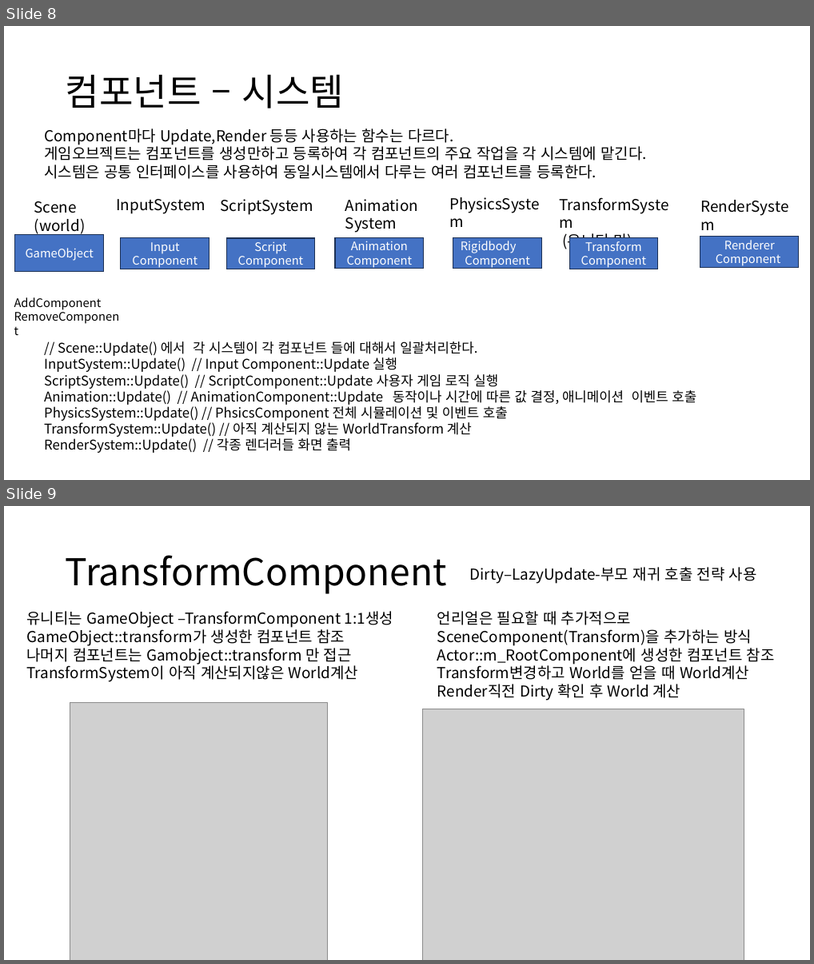
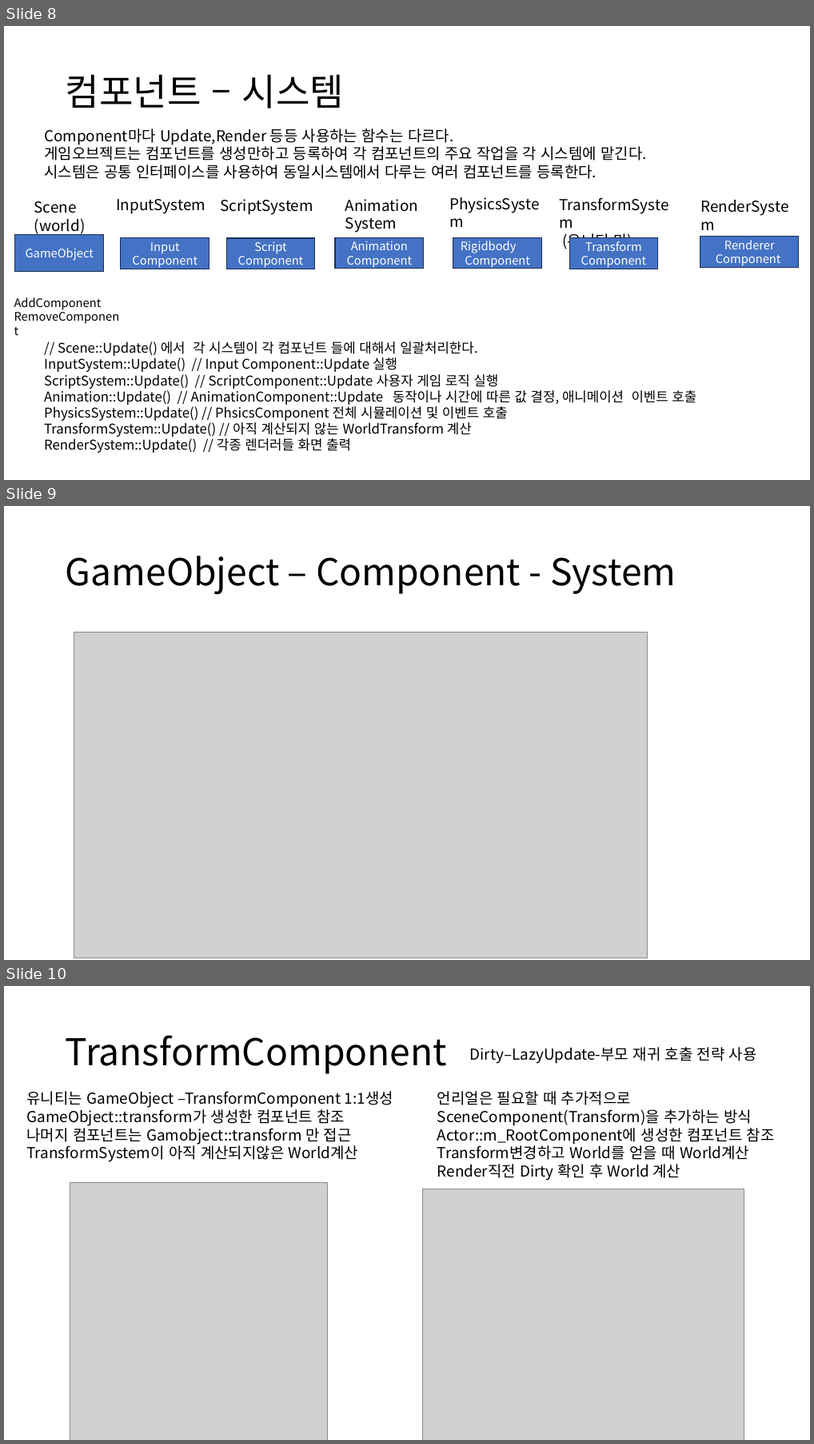
Before and after one commit to ldw9981/Direct2D_1.4, a slide deck: ppt/GameObject.pptx. Shown one above the other, each under a label of ours: slides 8 and 9 before the commit, slides 8, 9 and 10 after it. The pictures are 814x964 and 814x1444 pixels, drawn with LibreOffice and Linux fonts; fonts in the diff are those of the drawing; grey boxes stand for pictures. Boxes give left, top, right and bottom in pixels: in the first picture for what was removed or moved away, otherwise in the second. Text is boxed around its words. In the diff, an @@ line names an element or a change of style, - is before the commit and + after.

Commit message:
update

```diff
--- a/ppt/GameObject.pptx
+++ b/ppt/GameObject.pptx
@@ slide 9 added at (x1=4, y1=506, x2=810, y2=960), background #FFFFFF @@
@@ title added at (x1=66, y1=556, x2=676, y2=594), 44 pt, text #000000 @@
+GameObject – Component - System
@@ picture added at (x1=74, y1=632, x2=647, y2=957) @@
@@ what was slide 9 is now slide 10 @@
```
